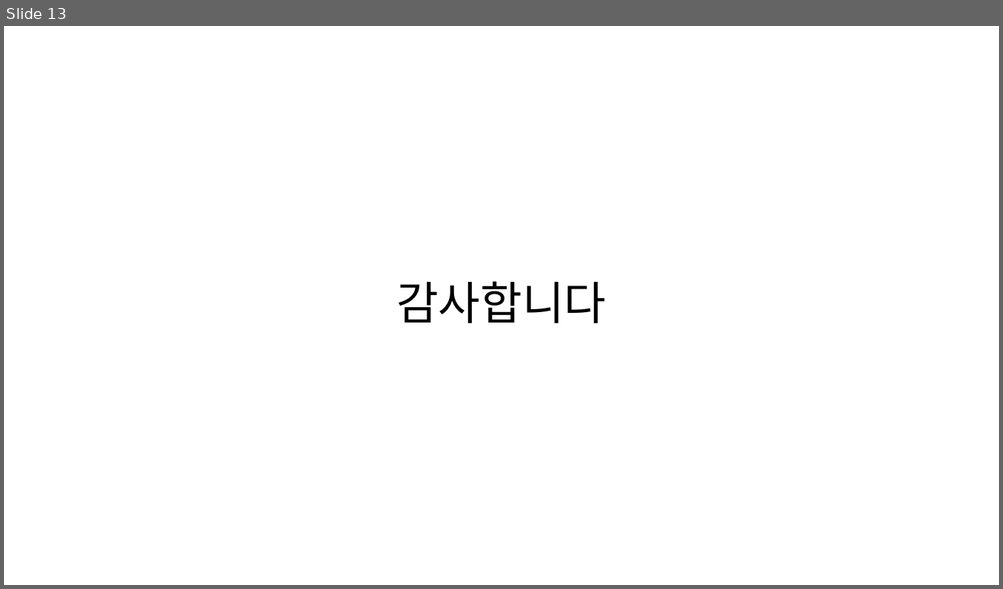
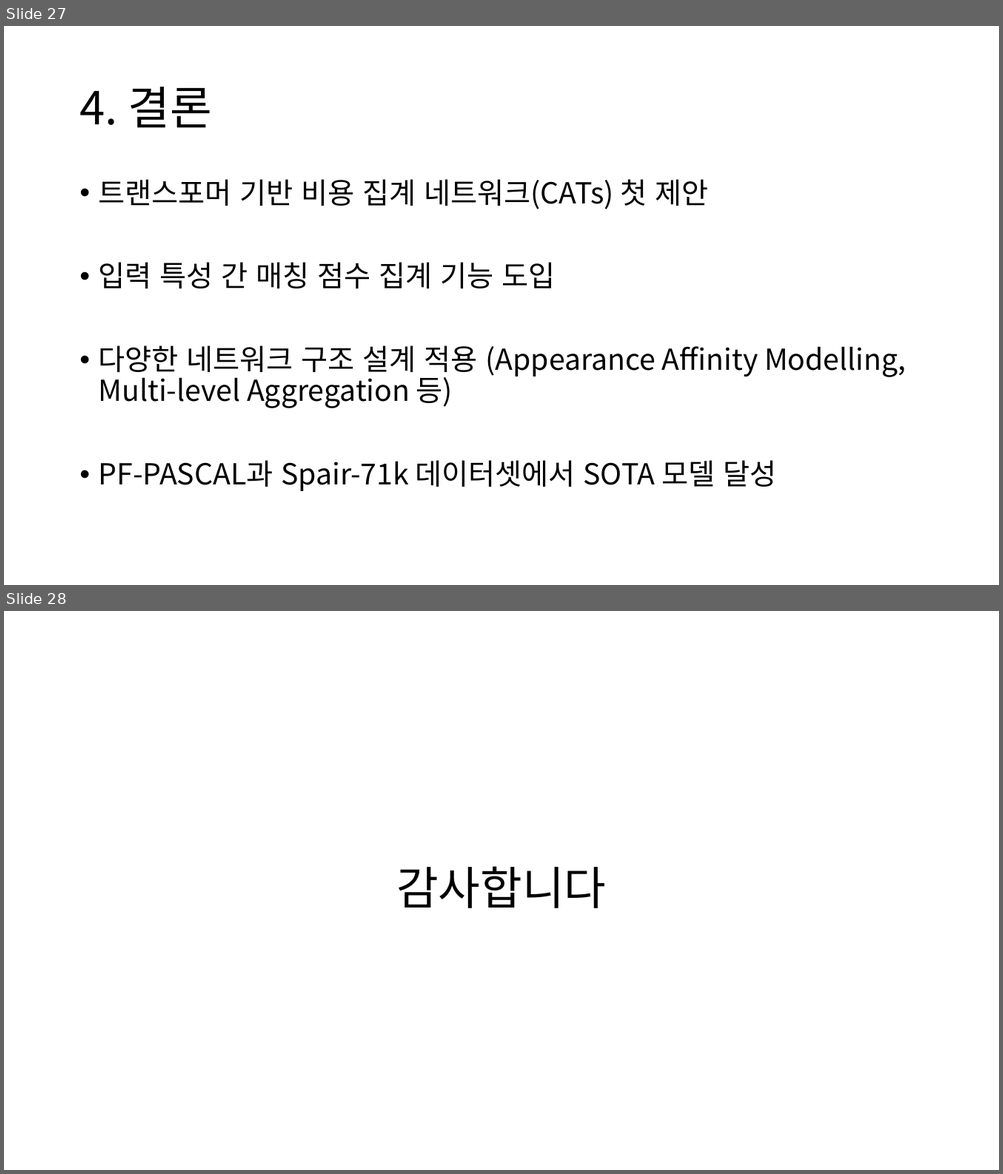
Before and after one commit to chroion/paper-review, a slide deck: CATs++ Boosting Cost Aggregation with Convolutions and Transformers/CATs++ Boosting Cost Aggregation with Convolutions and Transformers.pptx. Shown one above the other, each under a label of ours: slide 13 before the commit, slides 27 and 28 after it. The pictures are 1003x589 and 1003x1174 pixels, drawn with LibreOffice and Linux fonts; fonts in the diff are those of the drawing. Boxes give left, top, right and bottom in pixels: in the first picture for what was removed or moved away, otherwise in the second. Text is boxed around its words. In the diff, an @@ line names an element or a change of style, - is before the commit and + after.

```diff
--- a/CATs++ Boosting Cost Aggregation with Convolutions and Transformers/CATs++ Boosting Cost Aggregation with Convolutions and Transformers.pptx
+++ b/CATs++ Boosting Cost Aggregation with Convolutions and Transformers/CATs++ Boosting Cost Aggregation with Convolutions and Transformers.pptx
@@ slide 27 added at (4, 26, 999, 585), background #FFFFFF @@
@@ title added at (79, 87, 212, 128), 44 pt, text #000000 @@
+4. 결론
@@ text added at (99, 179, 905, 491), 28 pt, text #000000 @@
+• 트랜스포머 기반 비용 집계 네트워크(CATs) 첫 제안
+• 입력 특성 간 매칭 점수 집계 기능 도입
+• 다양한 네트워크 구조 설계 적용 (Appearance Affinity Modelling, Multi-level Aggregation 등)
+• PF-PASCAL과 Spair-71k 데이터셋에서 SOTA 모델 달성
@@ what was slide 13 is now slide 28 @@
```
Also in this commit, not shown: 6 slides changed, 14 other slides added.
